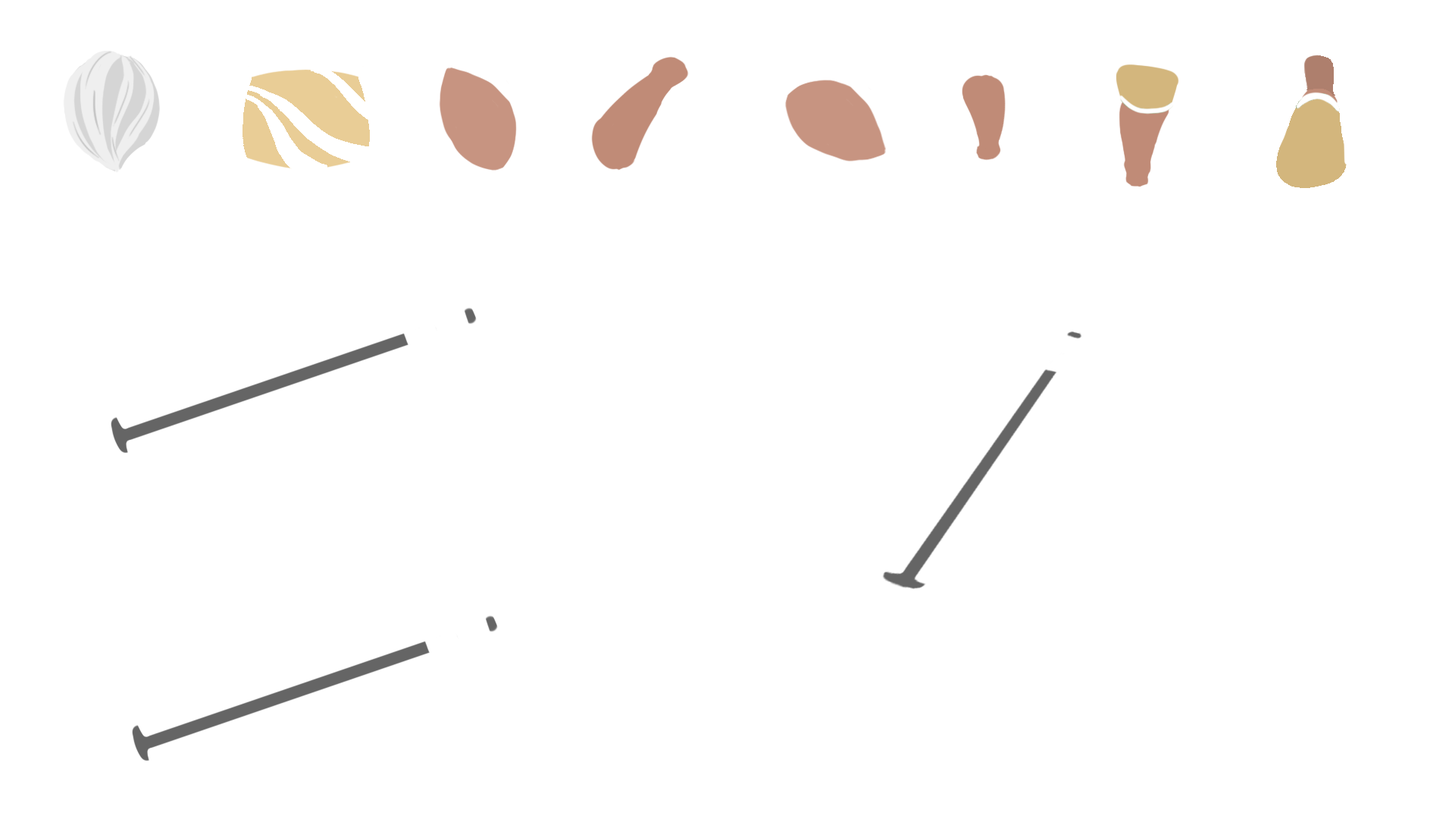
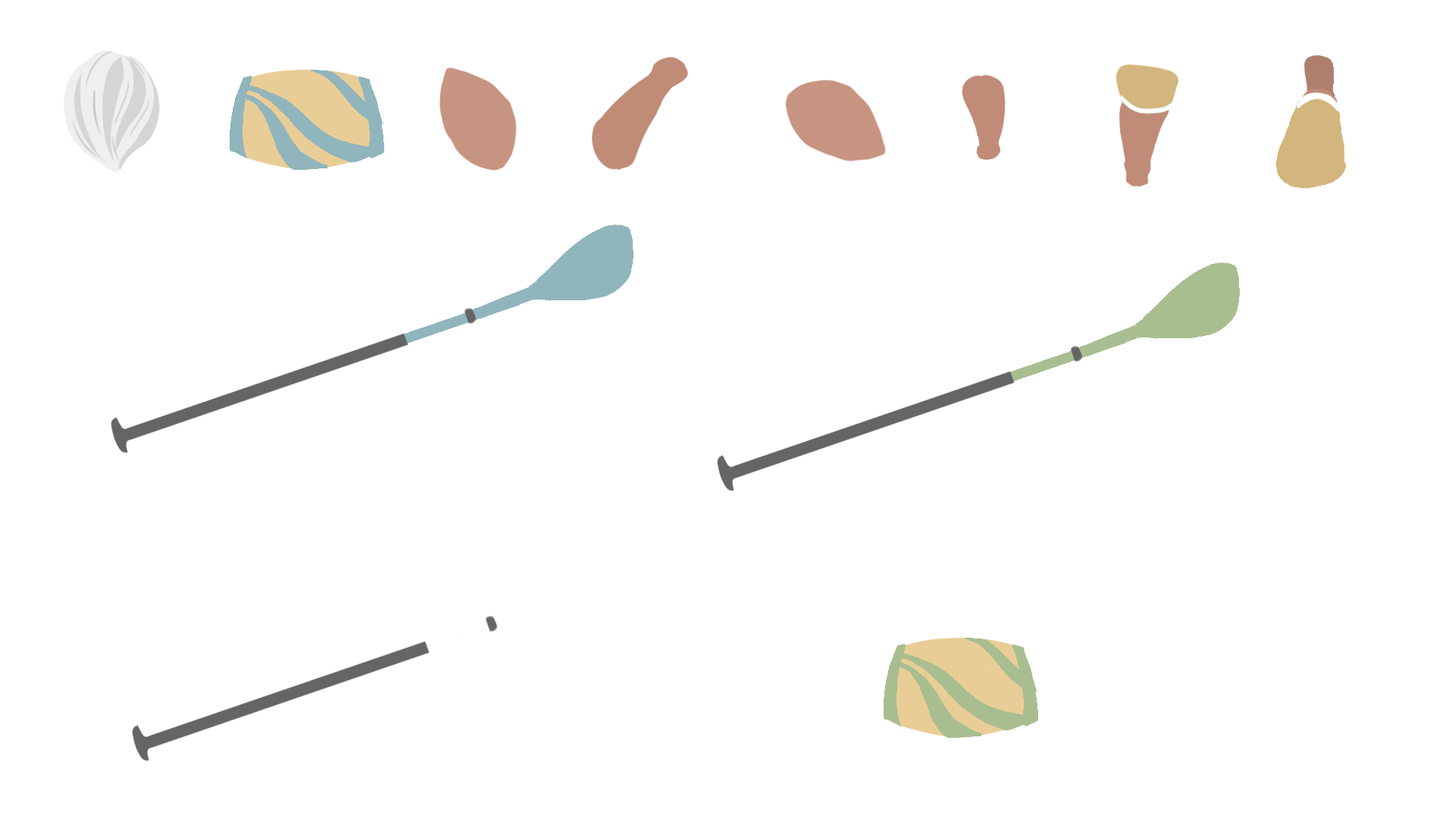
Before/after of a 1455px x 819px layered artwork. What changed in the layer stack:
added group "corps" (1st of 3, in "personnage") with 2 layers in group "personnage" over [883, 636, 1039, 738]
added layer "coukeur 2" (1st of 3, in "personnage" › "corps") in group "corps" over [883, 637, 1039, 738]
added layer "maillot2" (1st of 3, in "personnage" › "corps") in group "corps" over [889, 636, 1031, 738]
added group "corps" (2nd of 3, in "personnage") with 2 layers in group "personnage" over [229, 68, 385, 170]
added layer "coukeur 2" (2nd of 3, in "personnage" › "corps") in group "corps" over [229, 69, 385, 170]
added layer "maillot2" (2nd of 3, in "personnage" › "corps") in group "corps" over [234, 68, 377, 170]
painted on "coukeur 2" (3rd of 3, in "personnage" › "corps") over [229, 68, 385, 170]
added group "rame frame 1" (1st of 2, in "personnage") with 2 layers in group "personnage" over [717, 262, 1241, 492]
added layer "Calque 30" in group "rame frame 1" over [717, 344, 1084, 492]
added layer "Calque 29" in group "rame frame 1" over [729, 262, 1241, 478]
painted on "Calque 13" over [126, 224, 634, 430]
hid "Calque 18" over [882, 330, 1083, 589]
hid "Calque 17" over [902, 310, 1153, 580]
